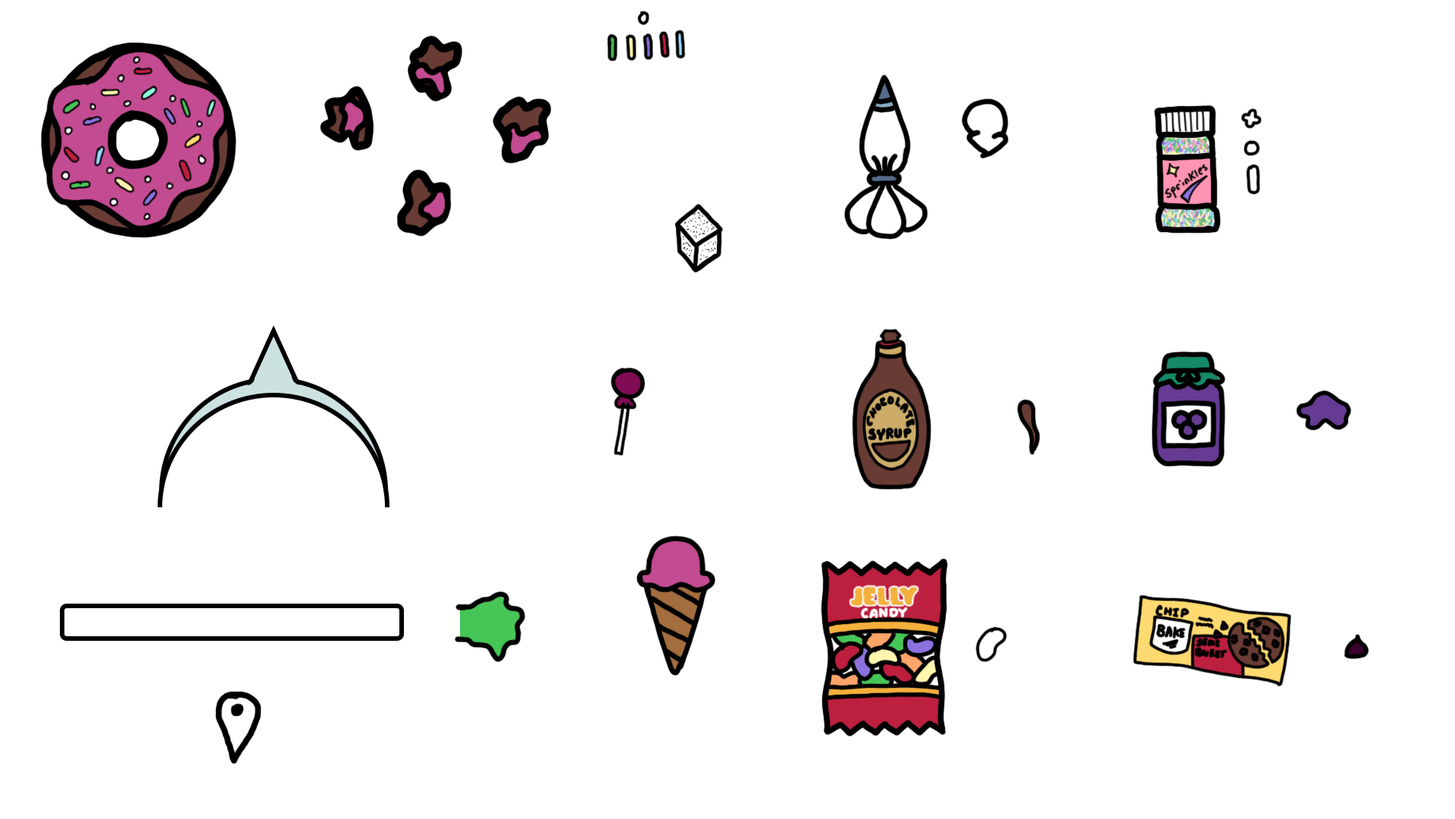
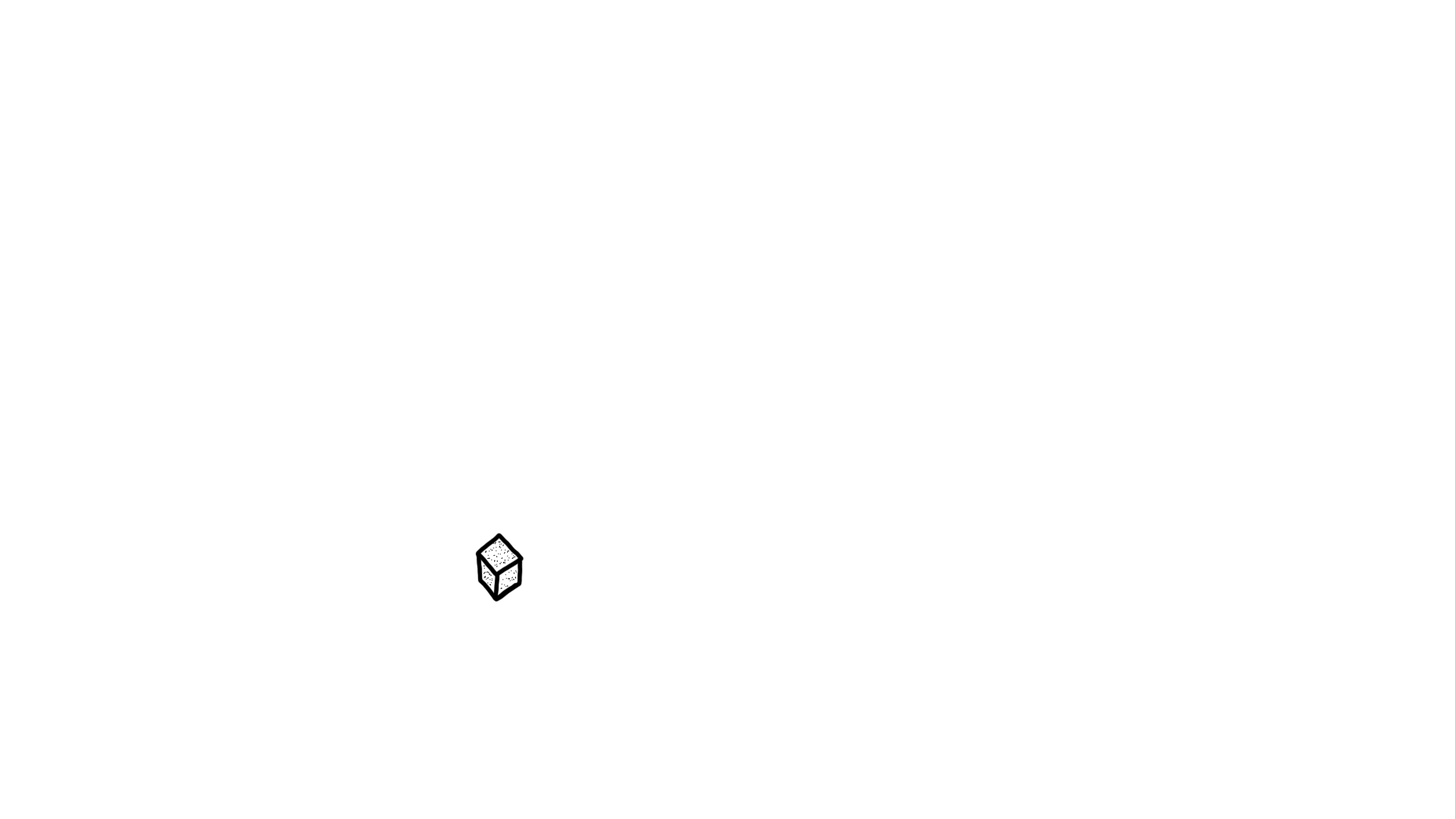
Comparing the layer stacks of the two 1455 x 819 images. Changes:
added layer "Instructions" above "Layer 17" over [192, 88, 1031, 765]
added layer "Layer 17" above "TestDummy" over [475, 532, 525, 603]
hid group "Objects" (13 layers) over [40, 10, 1370, 765]
